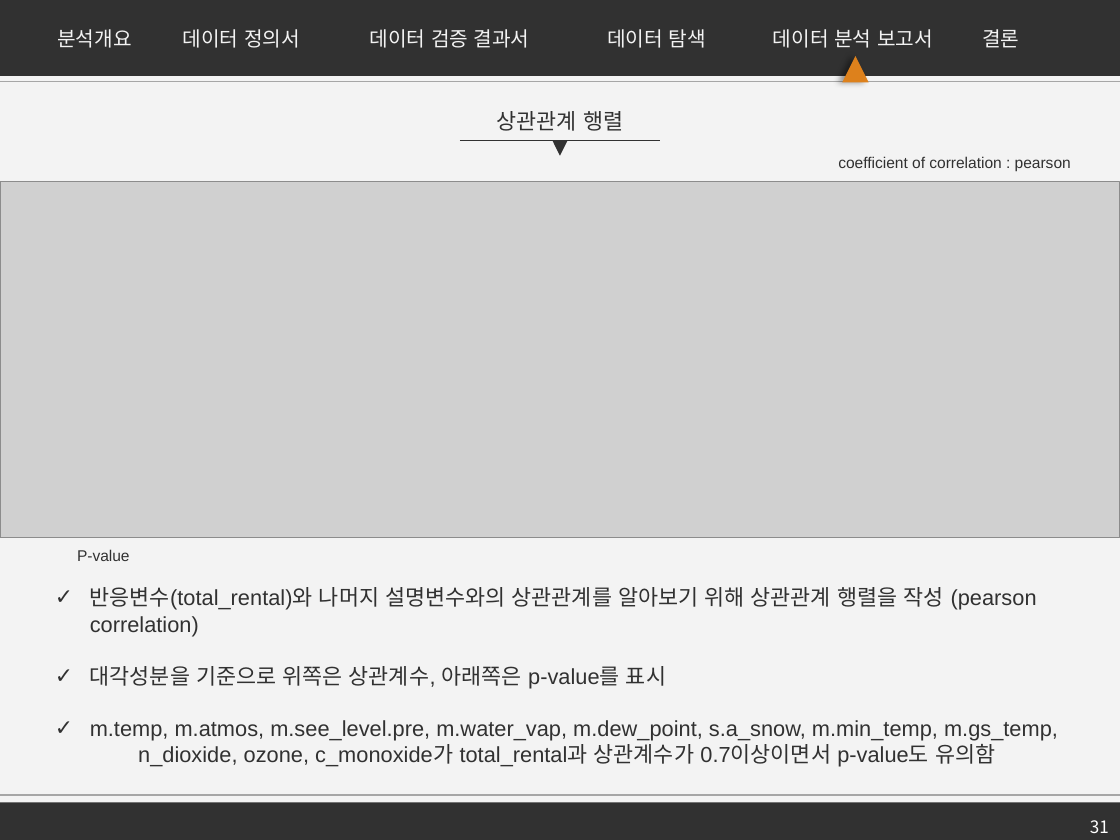
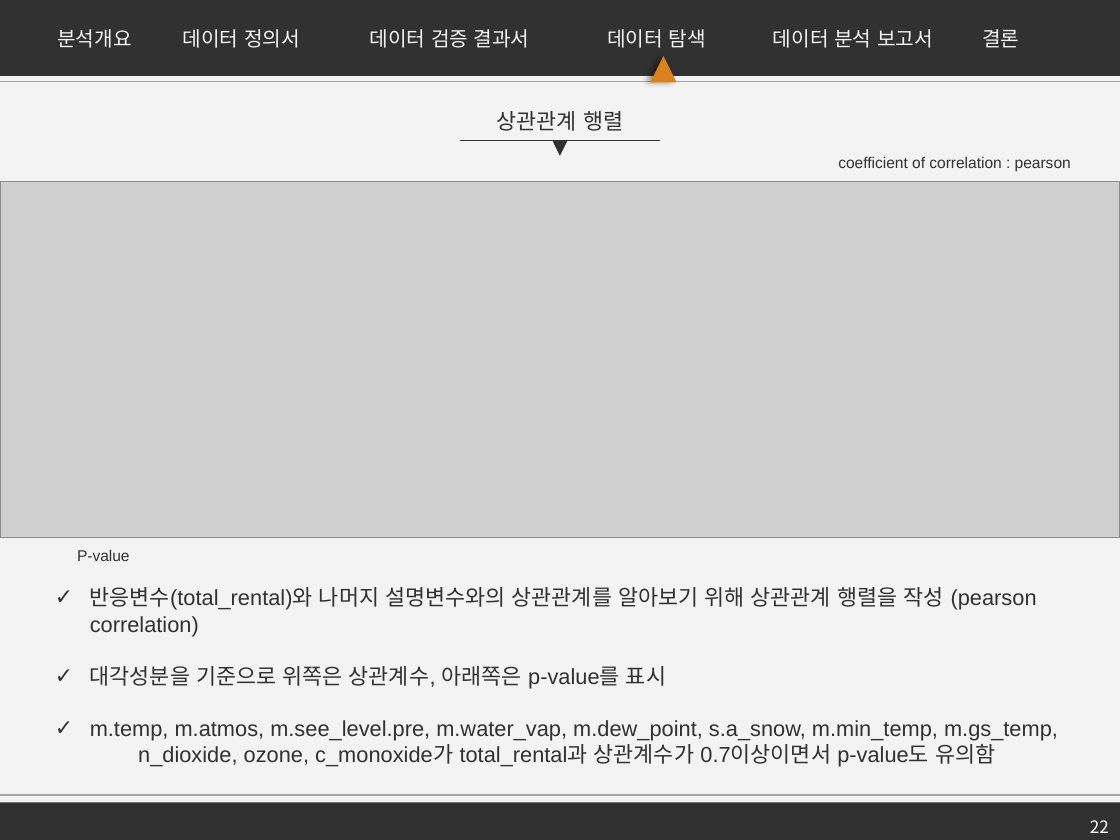
Before and after one commit to firstock/proj_sponge_bicycle, a slide deck: slide 22 of 서울시 공유자전거 수요 예측.pptx (slide 31 before the commit). Drawn at 1120x840 pixels with LibreOffice and Linux fonts; fonts in the diff are those of the drawing; grey boxes stand for pictures. Boxes give left, top, right and bottom in pixels: in the first picture for what was removed or moved away, otherwise in the second. Text is boxed around its words. In the diff, an @@ line names an element or a change of style, - is before the commit and + after.

```diff
--- a/서울시 공유자전거 수요 예측.pptx
+++ b/서울시 공유자전거 수요 예측.pptx
@@ triangle: place and size @@
-triangle at [842,56,869,83]
+triangle at [651,56,678,83]
@@ page number at [1090,820,1109,833]: text changed @@
-31
+22
```
Also in this commit, not shown: 11 other slides changed, 9 slides removed.
